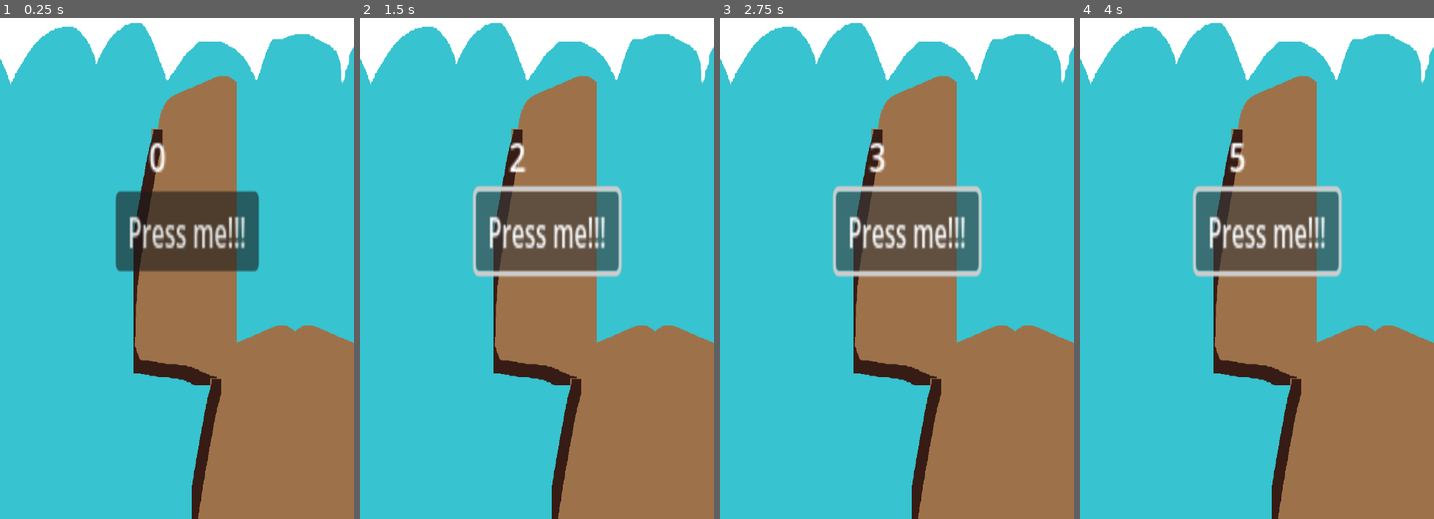
Above: before the commit, frames 1-4 (left to right).
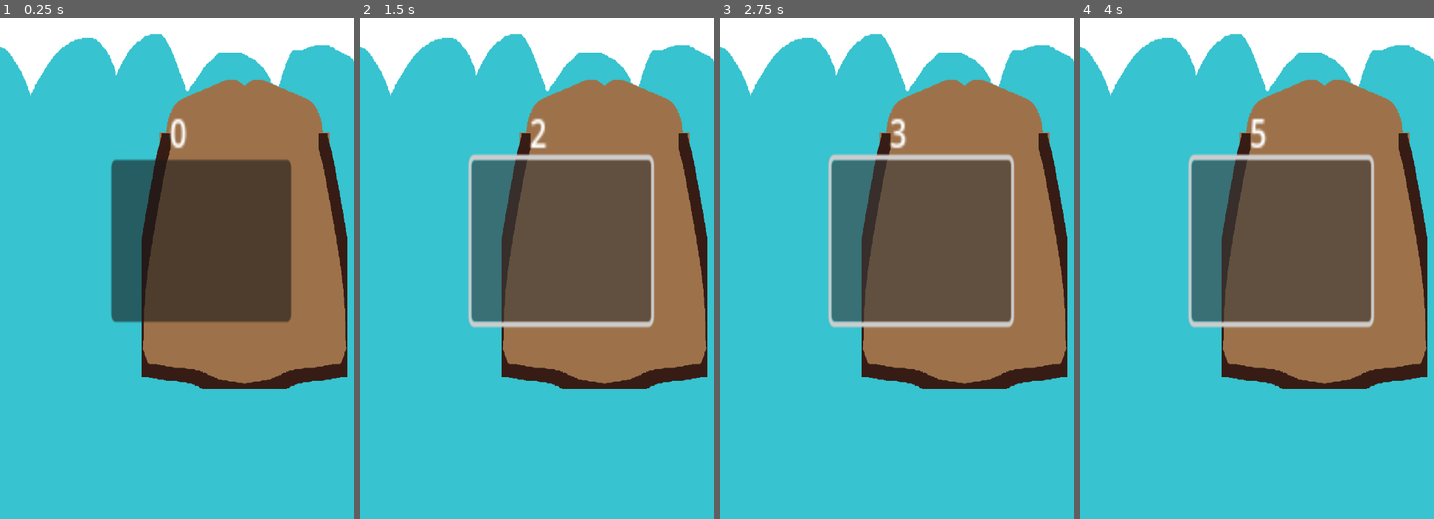
Above: after the commit, the same moments.

Repository: NicoHeinola/BreadSlicerIdle
Game: Godot game, scene res://scripts/scenes/main.tscn
Same seed, same stepped clock (60 frames per second), same inputs: the game is played once before the commit and once after it.
Inputs (mouse positions are in pixels of both pictures, inside the frame that each line leads up to; where the layout moved, square brackets give the same spot in the first picture):
- Up to frame 1 (0.25 s): no input
- Up to frame 2 (1.5 s): click (561, 238) [547, 233] at 0.5 s; click (561, 238) [547, 233] at 1.25 s
- Up to frame 3 (2.75 s): click (921, 238) [907, 233] at 2 s
- Up to frame 4 (4 s): tap Enter at 2.75 s; tap Space at 3.5 s

The runs differ from the first frame. In frame 1, 40% of the frame differs, in the area x 0-100%, y 0-100%; in frame 2, 41%; in frame 3, 41%; in frame 4, 41%.

Commit message:
Score -> Money

Diff:
--- a/scripts/Global.gd
+++ b/scripts/Global.gd
@@ -1,4 +1,4 @@
 extends Node
 
 
-var score = 0
+var money = 0
--- a/scripts/scenes/Score.gd
+++ b/scripts/scenes/MoneyLabel.gd
@@ -2,8 +2,8 @@
 
 
 func _process(delta):
-	self.text = str(Global.score)
+	self.text = str(Global.money)
 
 
 func _on_button_pressed():
-	Global.score += 1
+	Global.money += 1
--- a/scripts/scenes/main.tscn
+++ b/scripts/scenes/main.tscn
@@ -2,39 +2,32 @@
 
 [ext_resource type="Texture2D" uid="uid://bw7tav0u2nd85" path="res://graphics/bg/bg-1.png" id="1_140xw"]
 [ext_resource type="PackedScene" uid="uid://bwgsjk8akcba8" path="res://scripts/bread/Bread.tscn" id="2_ef2pw"]
-[ext_resource type="Texture2D" uid="uid://d17myda7pwl1t" path="res://graphics/breads/bread-1.png" id="1_b0jdx"]
-[ext_resource type="Script" path="res://scripts/scenes/Score.gd" id="3_gi4hm"]
+[ext_resource type="Script" path="res://scripts/scenes/MoneyLabel.gd" id="3_gi4hm"]
 
 [node name="Main" type="Node2D"]
 position = Vector2(253, 408)
 scale = Vector2(0.599998, 0.840001)
 
 [node name="Bg-1" type="Sprite2D" parent="."]
-position = Vector2(-41.6667, -15.4762)
-scale = Vector2(1, 1)
+position = Vector2(3.33335, 2.38096)
 texture = ExtResource("1_140xw")
-expand_mode = 5
 
-[node name="bread" parent="CanvasLayer" instance=ExtResource("2_ef2pw")]
-[node name="Bread-1" type="Sprite2D" parent="."]
-position = Vector2(-3.33334, 1.19046)
-scale = Vector2(1, 1)
-texture = ExtResource("1_b0jdx")
+[node name="CanvasLayer#bread" parent="." instance=ExtResource("2_ef2pw")]
+position = Vector2(15, 7.14288)
 
-[node name="Score" type="Label" parent="."]
-offset_left = -85.0003
-offset_top = -161.904
-offset_right = -45.0003
-offset_bottom = -138.904
+[node name="Button" type="Button" parent="CanvasLayer#bread"]
+offset_left = -185.001
+offset_top = -119.047
+offset_right = -58.0006
+offset_bottom = -56.0475
+scale = Vector2(3.20039, 4.14276)
+
+[node name="Money" type="Label" parent="CanvasLayer#bread"]
+offset_left = -53.3335
+offset_top = -208.333
+offset_right = -13.3335
+offset_bottom = -185.333
 scale = Vector2(4.21221, 3.85924)
 script = ExtResource("3_gi4hm")
 
-[node name="Button" type="Button" parent="."]
-offset_left = -160.001
-offset_top = -60.7142
-offset_right = -59.0005
-offset_bottom = -29.7142
-scale = Vector2(3.20039, 4.14276)
-text = "Press me!!!"
-
-[connection signal="pressed" from="Button" to="Score" method="_on_button_pressed"]
+[connection signal="pressed" from="CanvasLayer#bread/Button" to="CanvasLayer#bread/Money" method="_on_button_pressed"]
